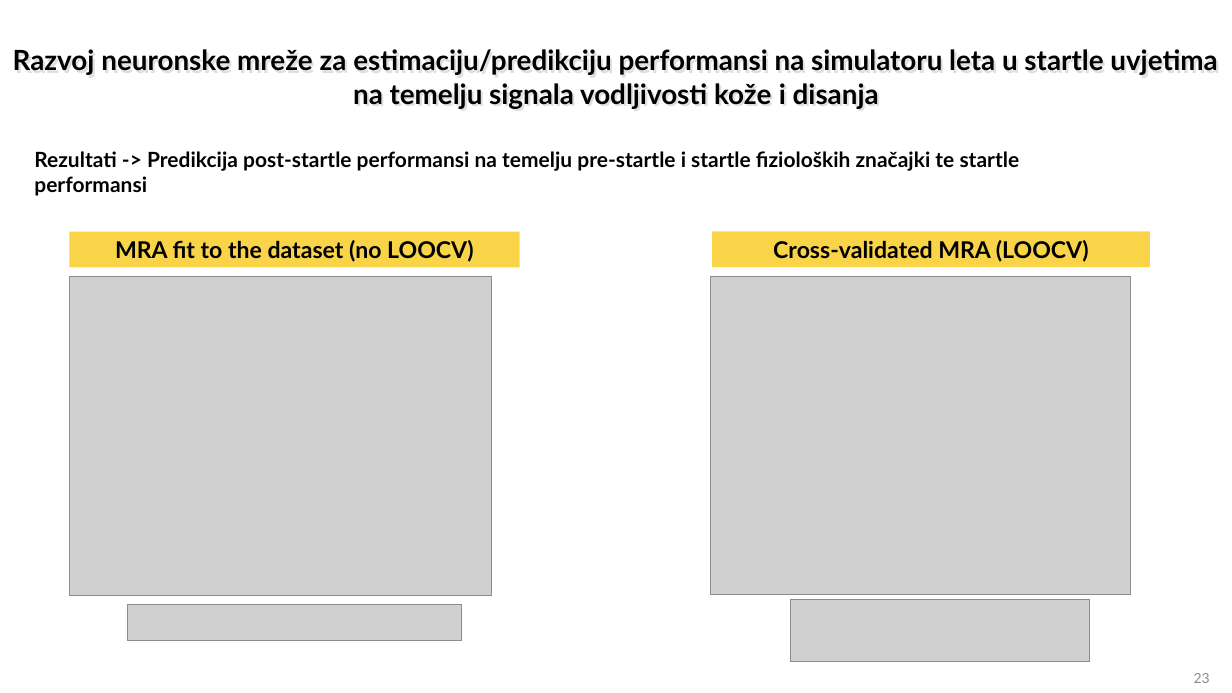
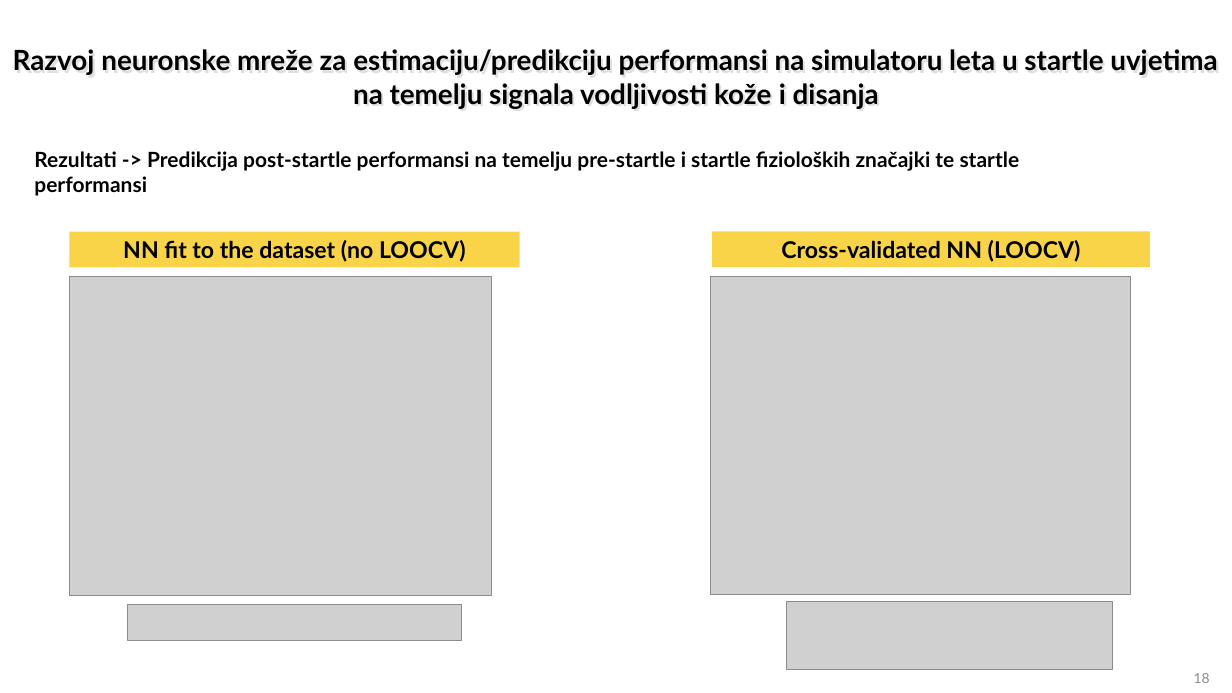
Before and after one commit to florijan127/ost_seminar, a slide deck: slide 18 of OST_2024-25_Predlozak za prakticni seminarski rad_Web (1).pptx (slide 23 before the commit). Drawn at 1232x693 pixels with LibreOffice and Linux fonts; fonts in the diff are those of the drawing; grey boxes stand for pictures. Boxes give left, top, right and bottom in pixels: in the first picture for what was removed or moved away, otherwise in the second. Text is boxed around its words. In the diff, an @@ line names an element or a change of style, - is before the commit and + after.

```diff
--- a/OST_2024-25_Predlozak za prakticni seminarski rad_Web (1).pptx
+++ b/OST_2024-25_Predlozak za prakticni seminarski rad_Web (1).pptx
@@ text in rectangle at [123, 240, 466, 262]: text changed @@
-MRA fit to the dataset (no LOOCV)
+NN fit to the dataset (no LOOCV)
@@ text in rectangle at [781, 240, 1081, 262]: text changed @@
-Cross-validated MRA (LOOCV)
+Cross-validated NN (LOOCV)
@@ picture: place and size @@
-picture at [791, 600, 1090, 661]
+picture at [787, 601, 1113, 668]
@@ page number at [1194, 673, 1210, 683]: text changed @@
-23
+18
```
Also in this commit, not shown: 12 other slides changed, 6 slides removed, 3 other files.
